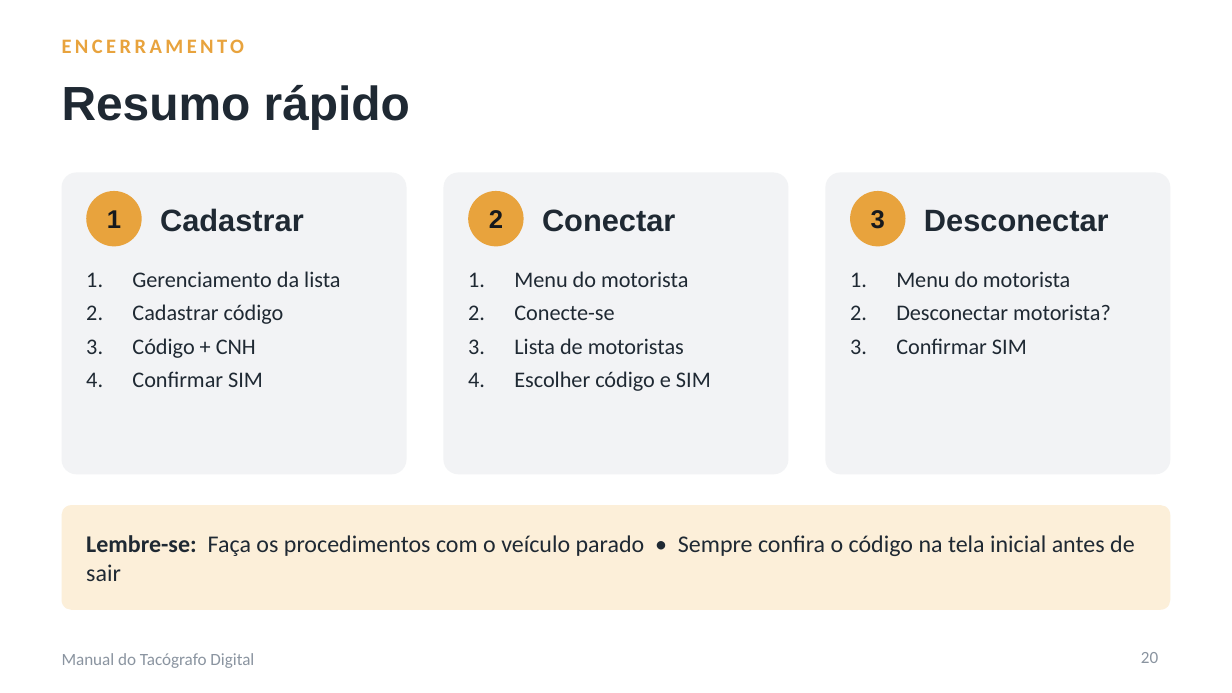
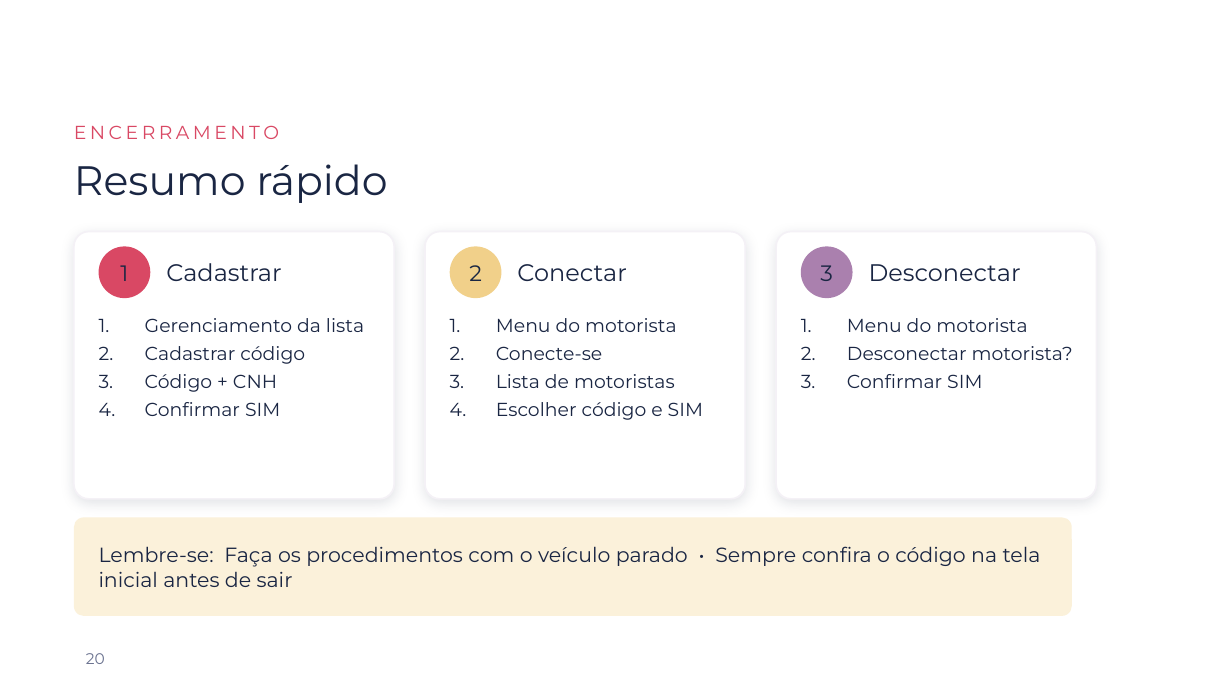
Before and after one commit to kallorvan/Manuais-de-uso, a slide deck: slide 20 of tacografo/Manual_Tacografo_Digital.pptx. Drawn at 1232x693 pixels with LibreOffice and Linux fonts; fonts in the diff are those of the drawing; background and template pictures are left out. Boxes give left, top, right and bottom in pixels: in the first picture for what was removed or moved away, otherwise in the second. Text is boxed around its words. In the diff, an @@ line names an element or a change of style, - is before the commit and + after.

```diff
--- a/tacografo/Manual_Tacografo_Digital.pptx
+++ b/tacografo/Manual_Tacografo_Digital.pptx
@@ text "ENCERRAMENTO": place and size @@
-text "ENCERRAMENTO" at (62, 39, 244, 53)
+text "ENCERRAMENTO" at (74, 125, 279, 139)
@@ text "ENCERRAMENTO" at (74, 125, 279, 139): size 12 to 11 pt, font Calibri to Montserrat, text colour #E8A33D to #D94864, bold off @@
@@ title "Resumo rápido": place and size @@
-title "Resumo rápido" at (62, 85, 410, 129)
+title "Resumo rápido" at (74, 164, 387, 203)
@@ title "Resumo rápido" at (74, 164, 387, 203): size 28 to 24 pt, font Arial to Montserrat, text colour #1F2933 to #1A2643, bold off @@
@@ rounded rectangle: place and size @@
-rounded rectangle at (62, 172, 407, 474)
+rounded rectangle at (74, 232, 394, 499)
@@ rounded rectangle: place and size @@
-rounded rectangle at (444, 172, 788, 474)
+rounded rectangle at (425, 232, 745, 499)
@@ fill #F2F3F5 to #FFFFFF; outline none to #F4F1F6 1 pt; shadow on; proportions changed in 3 elements at (74, 232, 394, 499), (425, 232, 745, 499), (776, 232, 1096, 499) @@
@@ rounded rectangle: place and size @@
-rounded rectangle at (825, 172, 1170, 474)
+rounded rectangle at (776, 232, 1096, 499)
@@ text "1": place and size @@
-text "1" at (107, 210, 121, 228)
+text "1" at (120, 265, 128, 281)
@@ ellipse: place and size @@
-ellipse at (86, 191, 142, 246)
+ellipse at (99, 246, 150, 298)
@@ ellipse at (99, 246, 150, 298): fill #E8A33D to #D94864 @@
@@ text "Cadastrar": place and size @@
-text "Cadastrar" at (160, 208, 304, 232)
+text "Cadastrar" at (166, 263, 281, 281)
@@ text "2": place and size @@
-text "2" at (489, 210, 503, 228)
+text "2" at (469, 265, 482, 281)
@@ ellipse: place and size @@
-ellipse at (468, 191, 524, 246)
+ellipse at (450, 246, 501, 298)
@@ ellipse at (450, 246, 501, 298): fill #E8A33D to #F1D08A @@
@@ text "Conectar": place and size @@
-text "Conectar" at (542, 209, 675, 232)
+text "Conectar" at (517, 264, 627, 281)
@@ size 15 to 13 pt, font Arial to Montserrat, text colour #16191D to #1A2643, bold off in 3 elements at (120, 265, 128, 281), (469, 265, 482, 281), (820, 265, 833, 281) @@
@@ text "3": place and size @@
-text "3" at (871, 210, 885, 229)
+text "3" at (820, 265, 833, 281)
@@ ellipse: place and size @@
-ellipse at (850, 191, 906, 246)
+ellipse at (801, 246, 853, 298)
@@ ellipse at (801, 246, 853, 298): fill #E8A33D to #AA80AE @@
@@ size 18 to 14 pt, font Arial to Montserrat, text colour #1F2933 to #1A2643, bold off in 3 elements at (166, 263, 281, 281), (517, 264, 627, 281), (869, 264, 1021, 281) @@
@@ text "Desconectar": place and size @@
-text "Desconectar" at (924, 210, 1109, 232)
+text "Desconectar" at (869, 264, 1021, 281)
@@ text "Gerenciamento da lista": place and size @@
-text "Gerenciamento da lista" at (132, 271, 340, 387)
+text "Gerenciamento da lista" at (145, 318, 364, 416)
@@ text "Menu do motorista": place and size @@
-text "Menu do motorista" at (514, 271, 711, 391)
+text "Menu do motorista" at (496, 318, 703, 420)
@@ size 13 to 11 pt, font Calibri to Montserrat, text colour #1F2933 to #1A2643; less space between paragraphs in 3 elements at (145, 318, 364, 416), (496, 318, 703, 420), (847, 318, 1073, 388) @@
@@ text "Menu do motorista": place and size @@
-text "Menu do motorista" at (896, 271, 1111, 354)
+text "Menu do motorista" at (847, 318, 1073, 388)
@@ rounded rectangle: place and size @@
-rounded rectangle at (62, 505, 1170, 610)
+rounded rectangle at (74, 517, 1072, 616)
@@ rounded rectangle at (74, 517, 1072, 616): fill #FCEFD9 to #FBF1DA; proportions changed @@
@@ text "Lembre-se: Faça os procedimentos com ...": place and size @@
-text "Lembre-se: Faça os procedimentos com ..." at (86, 535, 1135, 581)
+text "Lembre-se: Faça os procedimentos com ..." at (99, 546, 1041, 587)
@@ text "Lembre-se: Faça os procedimentos com ..." at (99, 546, 1041, 587): size 14 to 12 pt, font Calibri to Montserrat, text colour #1F2933 to #1A2643; bold off in "Lembre-se:" @@
@@ text removed at (62, 653, 254, 668) @@
-Manual do Tacógrafo Digital
@@ page number: place and size @@
-page number at (1141, 652, 1158, 663)
+page number at (86, 653, 105, 664)
@@ page number at (86, 653, 105, 664): size 10 to 9 pt, font Calibri to Montserrat, text colour #8A94A0 to #6B7390; alignment right to left @@
```
Also in this commit, not shown: 19 other slides changed, 1 slide added, 9 other files.
